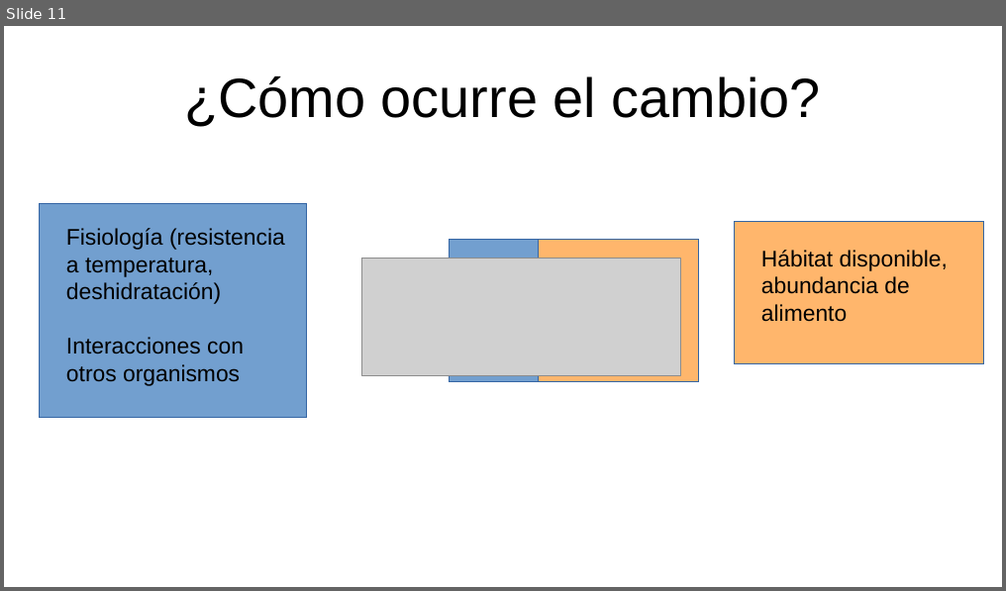
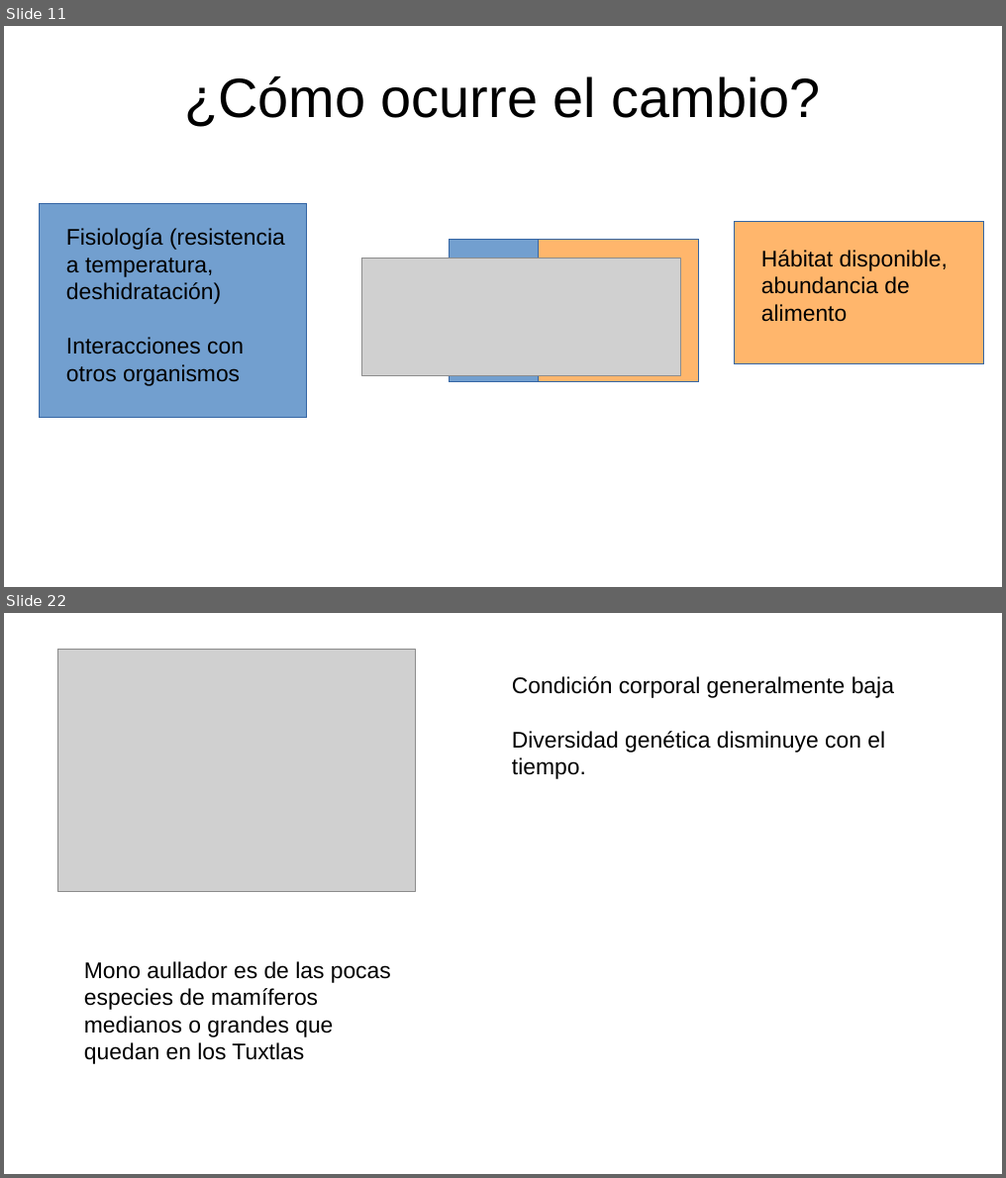
Before and after one commit to gerardommc/Ecologia-poblaciones, a slide deck: Unidad-5/Conservacion-meta.odp. Shown one above the other, each under a label of ours: slide 11 before the commit, slides 11 and 22 after it; the slides between them are not shown. The pictures are 1006x591 and 1006x1178 pixels, drawn with LibreOffice and Linux fonts; fonts in the diff are those of the drawing; grey boxes stand for pictures. Boxes give left, top, right and bottom in pixels: in the first picture for what was removed or moved away, otherwise in the second. Text is boxed around its words. In the diff, an @@ line names an element or a change of style, - is before the commit and + after.

```diff
--- a/Unidad-5/Conservacion-meta.odp
+++ b/Unidad-5/Conservacion-meta.odp
@@ slide 22 added at bbox=[4, 613, 1002, 1174], background #FFFFFF @@
@@ picture added at bbox=[57, 649, 416, 891] @@
@@ text added at bbox=[512, 676, 894, 779], 18 pt, text #000000 @@
+Condición corporal generalmente baja
+Diversidad genética disminuye con el tiempo.
@@ text added at bbox=[84, 961, 391, 1064], 18 pt, text #000000 @@
+Mono aullador es de las pocas especies de mamíferos medianos o grandes que quedan en los Tuxtlas
```
Also in this commit, not shown: 14 other slides added, 1 slide removed, 11 other files.
